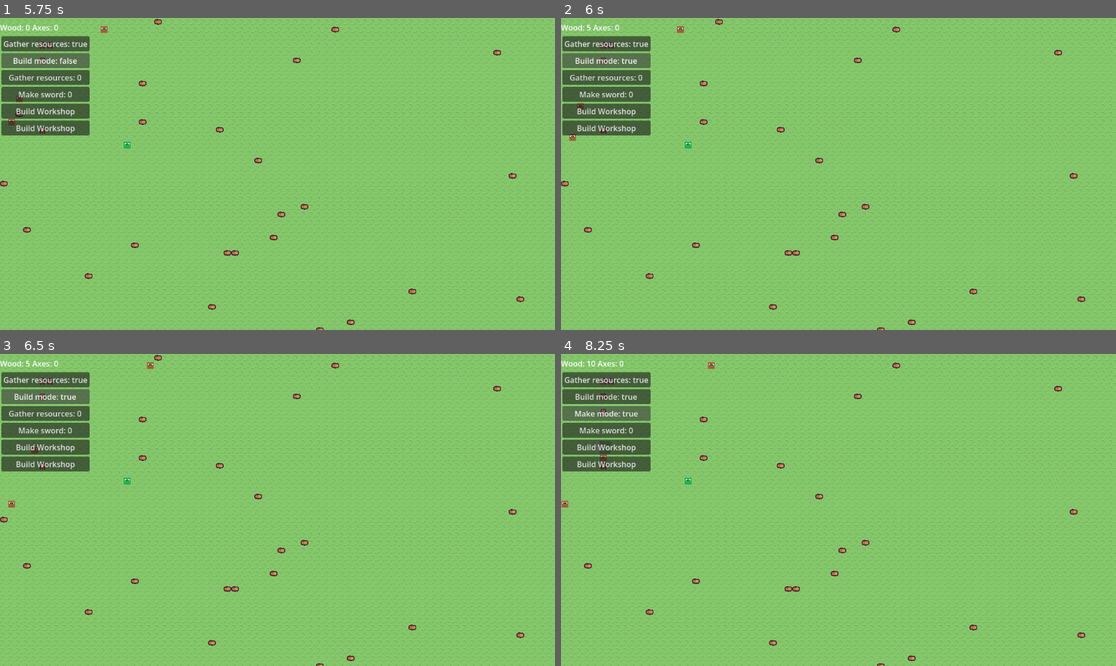
Above: before the commit, frames 1-4 (two rows, left to right).
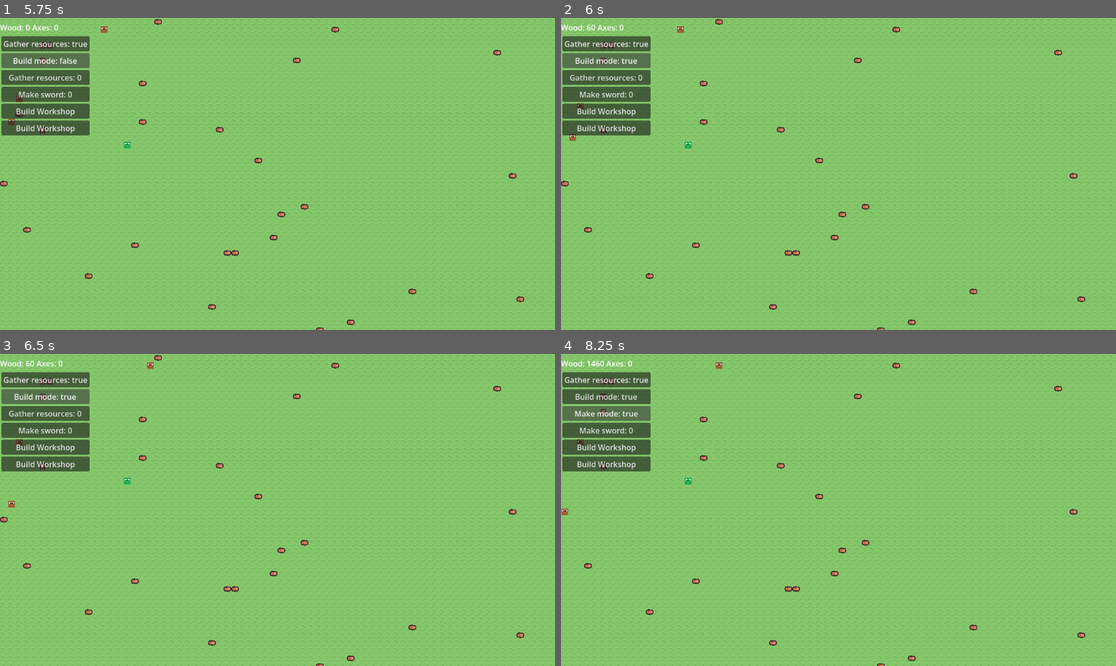
Above: after the commit, the same moments.

Repository: amandodaw/zd-prototype
Game: Godot game, scene res://scenes/world.tscn
Same seed, same stepped clock (60 frames per second), same inputs: the game is played once before the commit and once after it.
Inputs:
- Up to frame 1 (5.75 s): click "Build Workshop" at 0.5 s; click "Build Workshop" at 1.25 s; click "Gather resources: 0" at 2 s; click "Gather resources: true" at 2.75 s; click "Gather resources: false" at 3.5 s; click "Gather resources: 0" at 4.25 s; click "Build mode: true" at 5 s
- Up to frame 2 (6 s): click "Build mode: false" at 5.75 s
- Up to frame 3 (6.5 s): no input
- Up to frame 4 (8.25 s): click "Gather resources: 0" at 6.5 s; click "Make mode: true" at 7.25 s; click "Make mode: false" at 8 s

Frame 1 is identical in both runs. In frame 2, less than 0.1% of the frame differs, in the area x 4-12%, y 2-5%; in frame 3, 0.1%; in frame 4, 0.3%, in the area x 0-30%, y 2-52%.

Commit message:
Añadido ai system, falta volver a resetear cosas en las acciones

Diff:
--- /dev/null
+++ b/scripts/components/ai_component.gd
@@ -0,0 +1,7 @@
+class_name AIComponent
+
+var city_comp : CityComponent
+
+var current_job : CityComponent.Tasks = CityComponent.Tasks.IDLE
+var check_job_count : float = 0.0
+var check_job_timer : float = 2.0
--- /dev/null
+++ b/scripts/components/target_component.gd
@@ -0,0 +1,4 @@
+class_name TargetComponent
+
+var target_pos : Vector2i = GridUtils.INVALID
+var adyacent_target_pos : Vector2i = GridUtils.INVALID
--- a/scripts/human.gd
+++ b/scripts/human.gd
@@ -38,8 +38,8 @@
 
 
 func _process(delta: float) -> void:
-	check_job(delta)
-	match current_job:
+	#check_job(delta)
+	match get_component(AIComponent).current_job:
 		city_comp.Tasks.BUILD:
 			build(delta)
 		city_comp.Tasks.MAKE:
@@ -53,50 +53,45 @@
 # JOB SYSTEM
 # ------------------------------------------------
 
-func check_job(delta : float):
-
-	if  check_job_count >= check_job_timer:
-		check_job_count = 0
-		if current_job != city_comp.Tasks.IDLE and city_comp.tasks[current_job]:
-			return
-		if city_comp.tasks[city_comp.Tasks.BUILD] and !city_comp.build_orders.is_empty():
-			if take_build_action():
-				current_job = city_comp.Tasks.BUILD
-				return
-		if city_comp.tasks[city_comp.Tasks.MAKE] and !city_comp.make_orders.is_empty():
-			if take_make_action():
-				current_job = city_comp.Tasks.MAKE
-				return
-		if city_comp.tasks[city_comp.Tasks.GATHER_RESOURCES]:
-			current_job = city_comp.Tasks.GATHER_RESOURCES
-			return
-
-		reset_job()
-		return
-
-	check_job_count += delta
-
-func reset_job() ->void:
-	release_target()
-	target_pos = GridUtils.INVALID
-	current_job = city_comp.Tasks.IDLE
-	path.clear()
+#func check_job(delta : float):
+#
+	#if  check_job_count >= check_job_timer:
+		#check_job_count = 0
+		#if current_job != city_comp.Tasks.IDLE and city_comp.tasks[current_job]:
+			#return
+		#if city_comp.tasks[city_comp.Tasks.BUILD] and !city_comp.build_orders.is_empty():
+			#if take_build_action():
+				#current_job = city_comp.Tasks.BUILD
+				#return
+		#if city_comp.tasks[city_comp.Tasks.MAKE] and !city_comp.make_orders.is_empty():
+			#if take_make_action():
+				#current_job = city_comp.Tasks.MAKE
+				#return
+		#if city_comp.tasks[city_comp.Tasks.GATHER_RESOURCES]:
+			#current_job = city_comp.Tasks.GATHER_RESOURCES
+			#return
+#
+		#reset_job()
+		#return
+#
+	#check_job_count += delta
+#
+#func reset_job() ->void:
+	#release_target()
+	#target_pos = GridUtils.INVALID
+	#current_job = city_comp.Tasks.IDLE
+	#path.clear()
 
 # ------------------------------------------------
 # GATHER
 # ------------------------------------------------
 
 func gather(delta: float) ->void:
-
-	if target_pos != GridUtils.INVALID and !city_comp.entities.has(target_pos):
-		reset_job()
-		return
 
 	if target_pos == GridUtils.INVALID:
 		target_pos = find_nearest("wood")
 		if target_pos == GridUtils.INVALID or target_pos in city_comp.reserved_tiles:
 			print("no wood to take")
-			reset_job()
 			return
 		reserve_target()
 		set_astar_path()
@@ -106,7 +101,6 @@
 		city_comp.entities.erase(target_pos)
 		city_comp.astar.set_point_solid(target_pos, false)
 		city_comp.wood_amount += 5
-		reset_job()
 		return
 
 	follow_path(delta)
@@ -123,7 +117,6 @@
 				city_comp.wood_amount += workplace_cost
 			"wall_order":
 				city_comp.wood_amount += wall_cost
-		reset_job()
 		return
 
 	if get_component(PositionComponent).grid_pos == adyacent_target_pos:
@@ -206,7 +199,6 @@
 
 func finish_build():
 
-	reset_job()
 	build_bar.visible = false
 
 
@@ -218,7 +210,6 @@
 
 	if !city_comp.tasks[city_comp.Tasks.MAKE]:
 		city_comp.wood_amount += make_axe_cost
-		reset_job()
 		return
 
 	if get_component(PositionComponent).grid_pos == target_pos:
--- /dev/null
+++ b/scripts/systems/ai_system.gd
@@ -0,0 +1,35 @@
+class_name AISystem
+
+func update(delta : float, entities :  Array[Entity]):
+	for entity in entities:
+		check_job(delta, entity)
+
+func check_job(delta : float, entity : Entity):
+
+	var ai_comp : AIComponent = entity.get_component(AIComponent)
+	var city_comp : CityComponent = ai_comp.city_comp
+	print(ai_comp.current_job)
+	if  ai_comp.check_job_count >= ai_comp.check_job_timer:
+		ai_comp.check_job_count = 0
+		if ai_comp.current_job != city_comp.Tasks.IDLE and city_comp.tasks[ai_comp.current_job]:
+			return
+		if city_comp.tasks[city_comp.Tasks.BUILD] and !city_comp.build_orders.is_empty():
+			ai_comp.current_job = city_comp.Tasks.BUILD
+			return
+		if city_comp.tasks[city_comp.Tasks.MAKE] and !city_comp.make_orders.is_empty():
+			ai_comp.current_job = city_comp.Tasks.MAKE
+			return
+		if city_comp.tasks[CityComponent.Tasks.GATHER_RESOURCES]:
+			ai_comp.current_job = city_comp.Tasks.GATHER_RESOURCES
+			return
+
+		reset_job(entity)
+		return
+	ai_comp.check_job_count += delta
+
+func reset_job(entity : Entity) ->void:
+	var ai_comp = entity.get_component(AIComponent)
+	var target_comp = entity.get_component(TargetComponent)
+	var city_comp = entity.get_component(CityComponent)
+	target_comp.target_pos = GridUtils.INVALID
+	ai_comp.current_job = CityComponent.Tasks.IDLE
--- a/scripts/world.gd
+++ b/scripts/world.gd
@@ -13,6 +13,12 @@
 var city_comp : CityComponent
 
 var astar = AStarGrid2D.new()
+
+var systems : Array = []
+
+var entities : Array[Entity] = []
+
+var ai_system : AISystem
 
 func _ready() -> void:
 	city_comp = CityComponent.new()
@@ -38,6 +44,10 @@
 
 	spawn_zombie(Vector2(16*GridUtils.TILE_SIZE, 16*GridUtils.TILE_SIZE))
 
+	ai_system = AISystem.new()
+
+func _process(delta: float) -> void:
+	ai_system.update(delta, entities)
 
 func spawn_human(pos: Vector2) -> void:
 	var cell = elements_map.local_to_map(pos)
@@ -48,13 +58,17 @@
 	var human : Entity = human_scene.instantiate()
 	human.add_component(HealthComponent.new())
 	human.add_component(PositionComponent.new())
+	human.add_component(TargetComponent.new())
+	human.add_component(AIComponent.new())
 	human.position = pos
 	human.get_component(PositionComponent).grid_pos = elements_map.local_to_map(pos)
 	add_child(human)
 	human.city_comp = city_comp
+	human.get_component(AIComponent).city_comp = city_comp
 	human.elements_map = elements_map
 	human.entity_type = "human"
 	city_comp.living_entities.set(cell, human)
+	entities.append(human)
 
 func spawn_zombie(pos: Vector2) -> void:
 	var cell = elements_map.local_to_map(pos)
Not shown, added: scripts/components/ai_component.gd.uid
Not shown, added: scripts/components/target_component.gd.uid
Not shown, added: scripts/systems/ai_system.gd.uid
